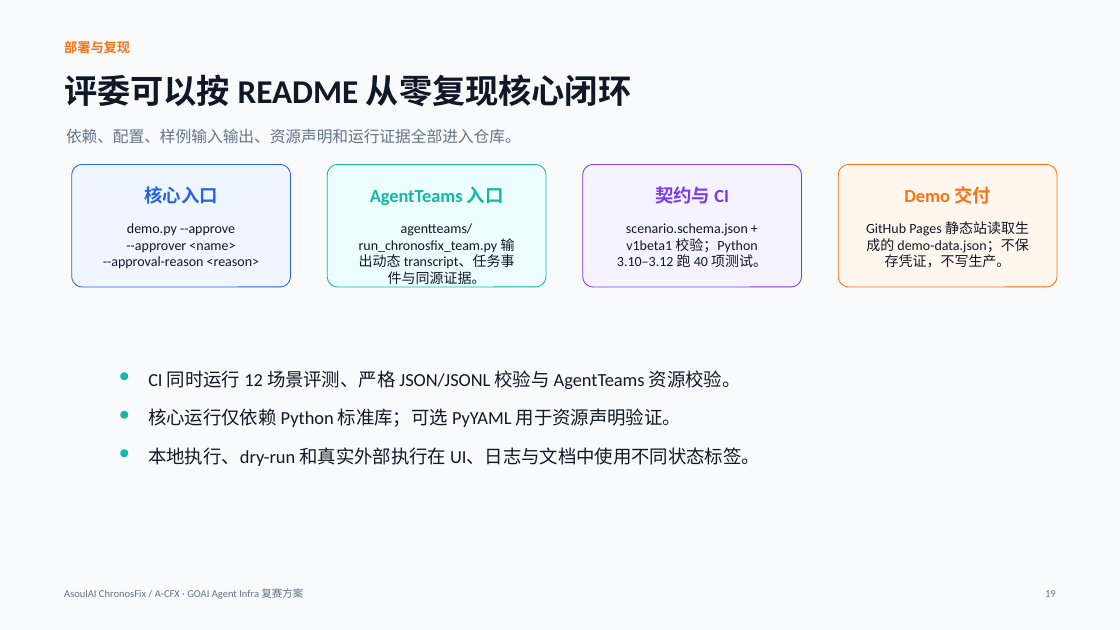
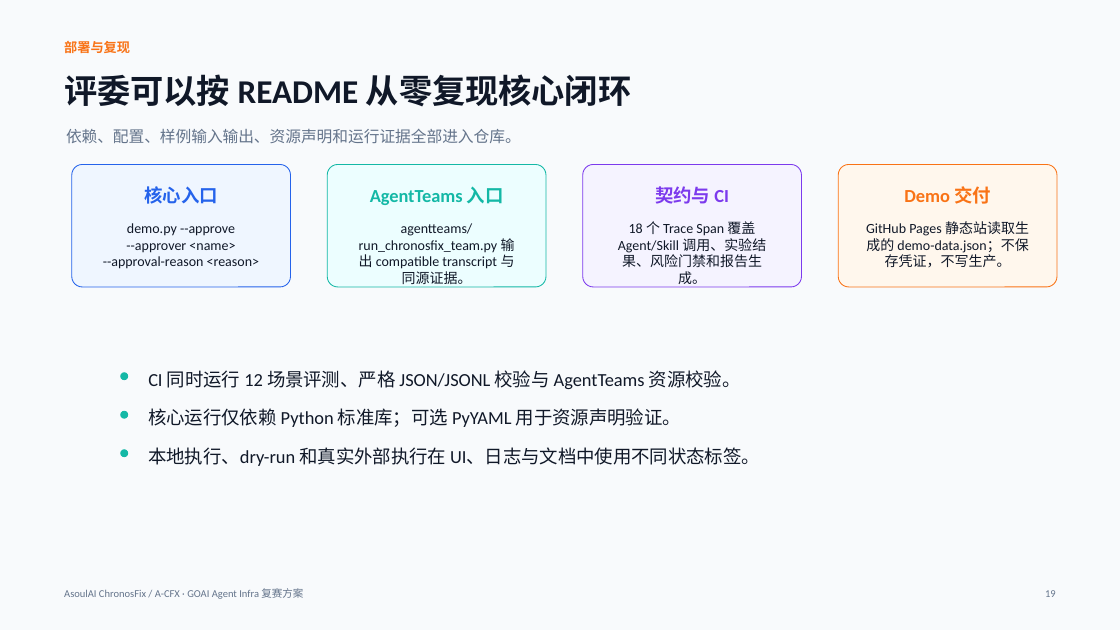
Before and after one commit to ASOUL-Official/asoulai-chronosfix, a slide deck: slide 19 of submission/ChronosFix_复赛方案.pptx. Drawn at 1120x630 pixels with LibreOffice and Linux fonts; fonts in the diff are those of the drawing. Boxes give left, top, right and bottom in pixels: in the first picture for what was removed or moved away, otherwise in the second. Text is boxed around its words. In the diff, an @@ line names an element or a change of style, - is before the commit and + after.

```diff
--- a/submission/ChronosFix_复赛方案.pptx
+++ b/submission/ChronosFix_复赛方案.pptx
@@ text at (359,223,515,288): text changed @@
-agentteams/run_chronosfix_team.py 输出动态 transcript、任务事件与同源证据。
+agentteams/run_chronosfix_team.py 输出 compatible transcript 与同源证据。
@@ text at (618,221,766,288): text changed @@
-scenario.schema.json + v1beta1 校验；Python 3.10–3.12 跑 40 项测试。
+18 个 Trace Span 覆盖 Agent/Skill 调用、实验结果、风险门禁和报告生成。
```
Also in this commit, not shown: 11 other slides changed, 12 other files.
